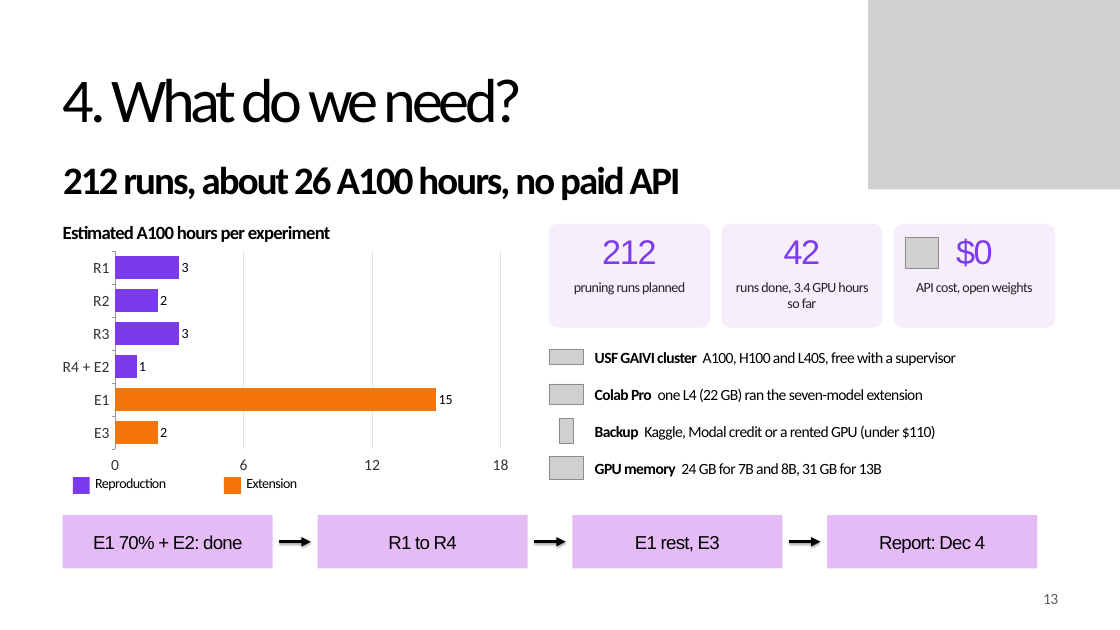
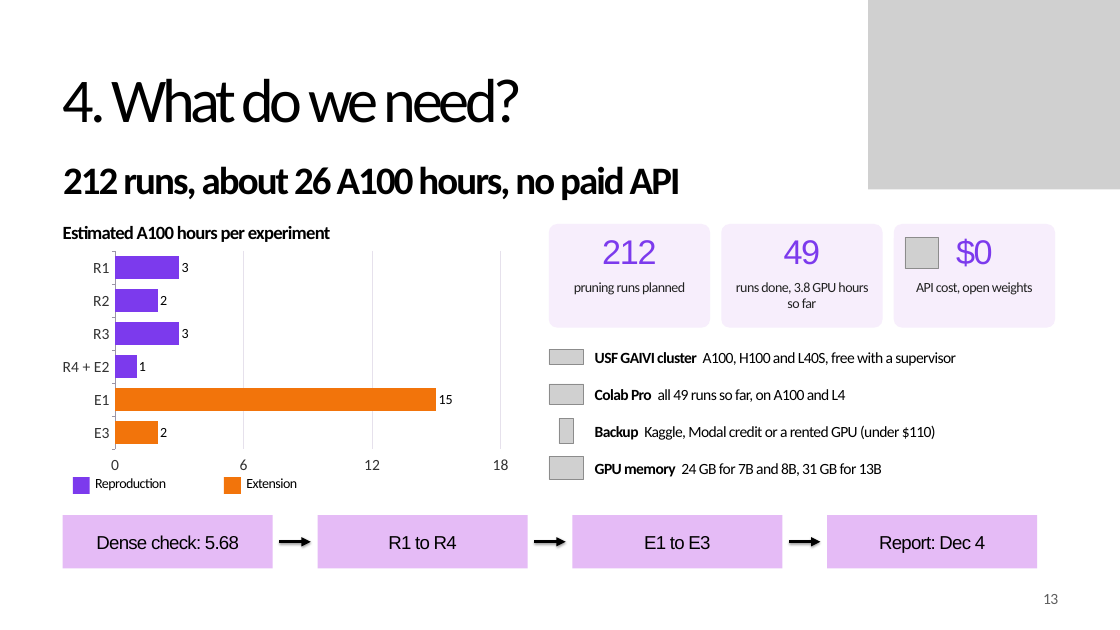
Before and after one commit to khangpt2k6/NLP_CLASS, a slide deck: slide 13 of presentation/ProjectPresentation_TKP-XGHN.pptx. Drawn at 1120x630 pixels with LibreOffice and Linux fonts; fonts in the diff are those of the drawing; grey boxes stand for pictures; background and template pictures are left out. Boxes give left, top, right and bottom in pixels: in the first picture for what was removed or moved away, otherwise in the second. Text is boxed around its words. In the diff, an @@ line names an element or a change of style, - is before the commit and + after.

Commit message:
r1 on llama-7b done on colab a100 (dense 5.68, matches paper), deck r1 table filled, metrics csv updated

```diff
--- a/presentation/ProjectPresentation_TKP-XGHN.pptx
+++ b/presentation/ProjectPresentation_TKP-XGHN.pptx
@@ text at <box>784,240,821,265</box>: text changed @@
-42
+49
@@ text at <box>736,282,868,308</box>: text changed @@
-runs done, 3.4 GPU hours so far
+runs done, 3.8 GPU hours so far
@@ text at <box>595,389,846,402</box>: text changed @@
-Colab Pro one L4 (22 GB) ran the seven-model extension
+Colab Pro all 49 runs so far, on A100 and L4
@@ text in rectangle at <box>96,535,239,549</box>: text changed @@
-E1 70% + E2: done
+Dense check: 5.68
@@ text in rectangle at <box>644,536,710,550</box>: text changed @@
-E1 rest, E3
+E1 to E3
```
Also in this commit, not shown: 2 other slides changed, 12 other files.
